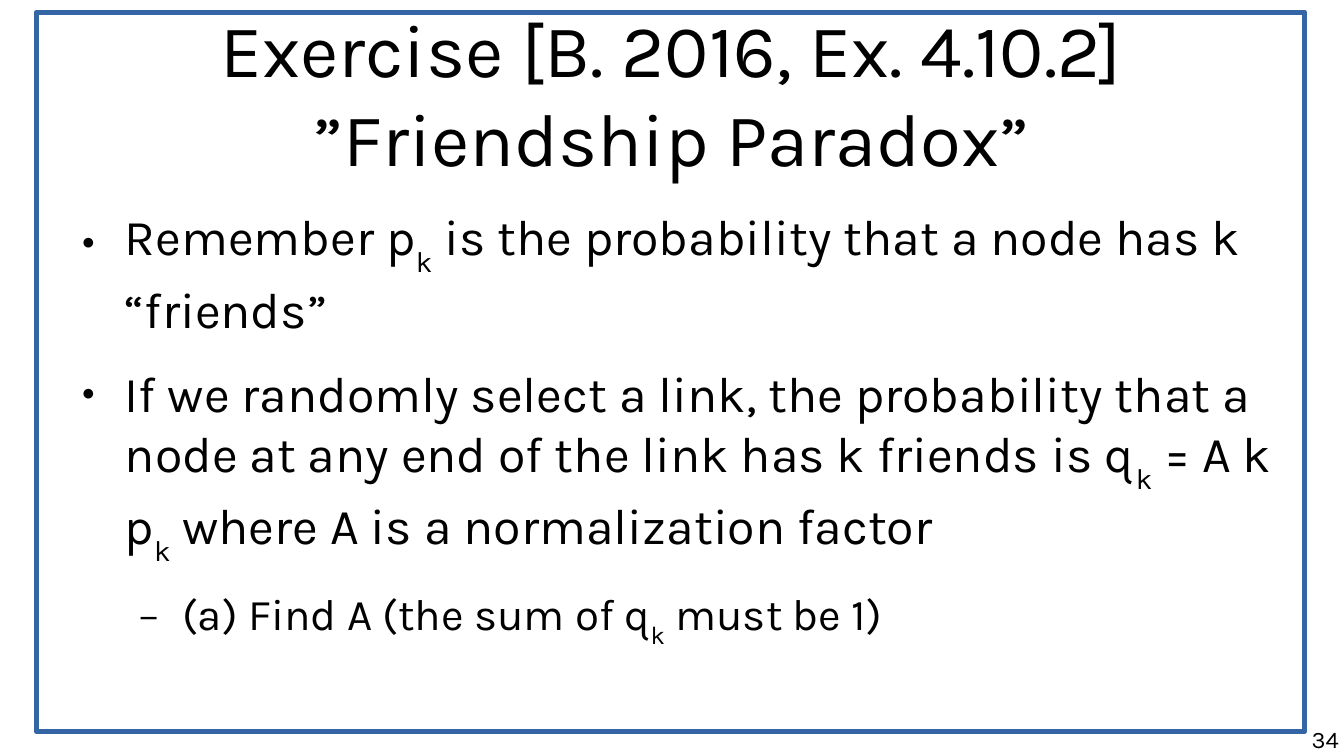
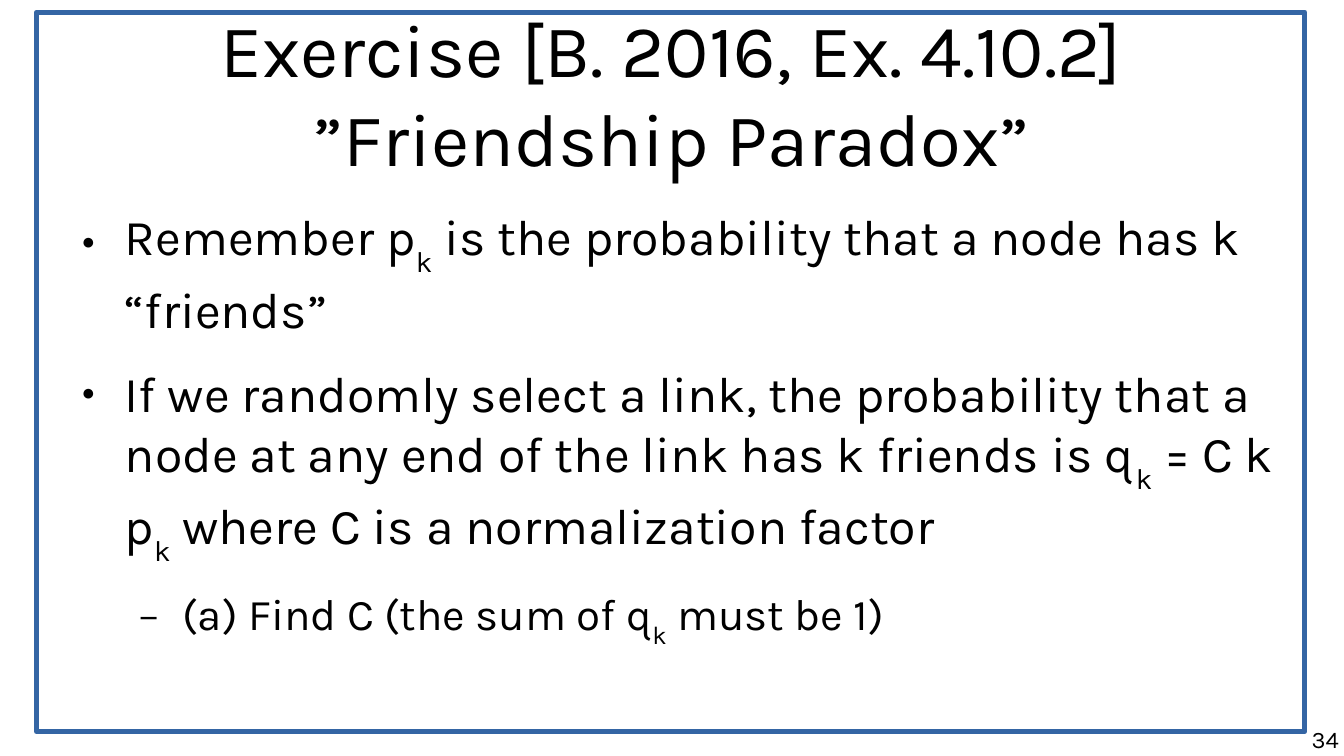
Before and after one commit to chatox/networks-science-course, a slide deck: slide 34 of theory/tt04_scale_free_networks.odp. Drawn at 1344x756 pixels with LibreOffice and Linux fonts; fonts in the diff are those of the drawing. Boxes give left, top, right and bottom in pixels: in the first picture for what was removed or moved away, otherwise in the second. Text is boxed around its words. In the diff, an @@ line names an element or a change of style, - is before the commit and + after.

```diff
--- a/theory/tt04_scale_free_networks.odp
+++ b/theory/tt04_scale_free_networks.odp
@@ text at (x1=125, y1=377, x2=1273, y2=635): text changed @@
-● If we randomly select a link, the probability that a node at any end of the link has k friends is qk = A k pk where A is a normalization factor
-  − (a) Find A (the sum of qk must be 1)
+● If we randomly select a link, the probability that a node at any end of the link has k friends is qk = C k pk where C is a normalization factor
+  − (a) Find C (the sum of qk must be 1)
```
Also in this commit, not shown: 16 other slides changed, 4 other files.
